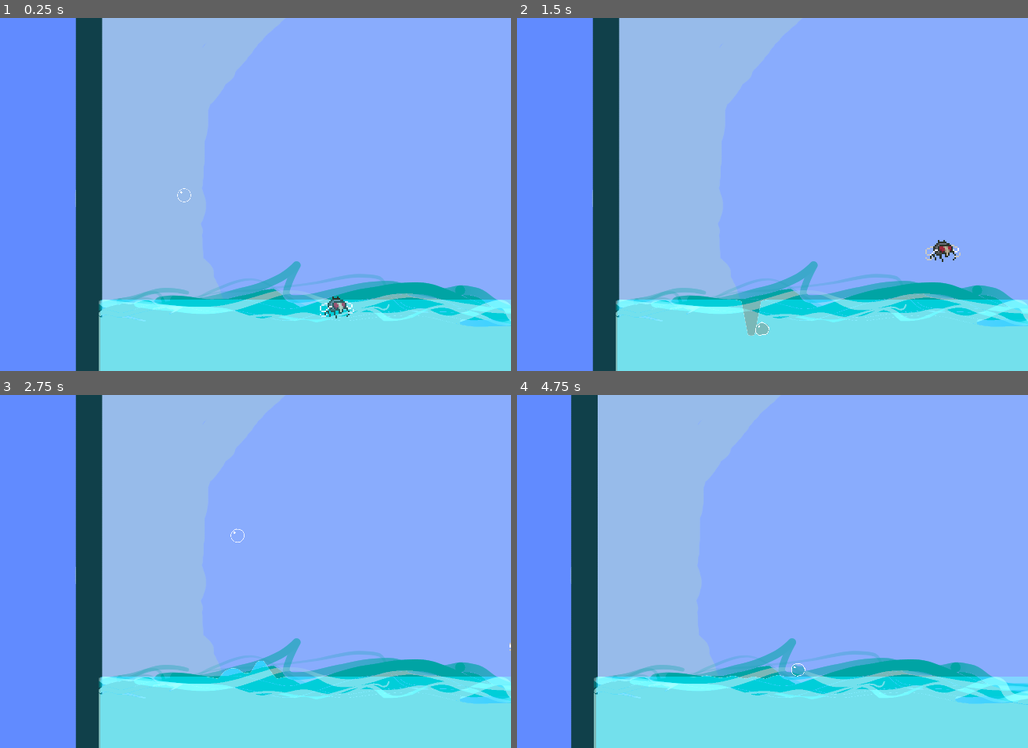
Above: before the commit, frames 1-4 (two rows, left to right).
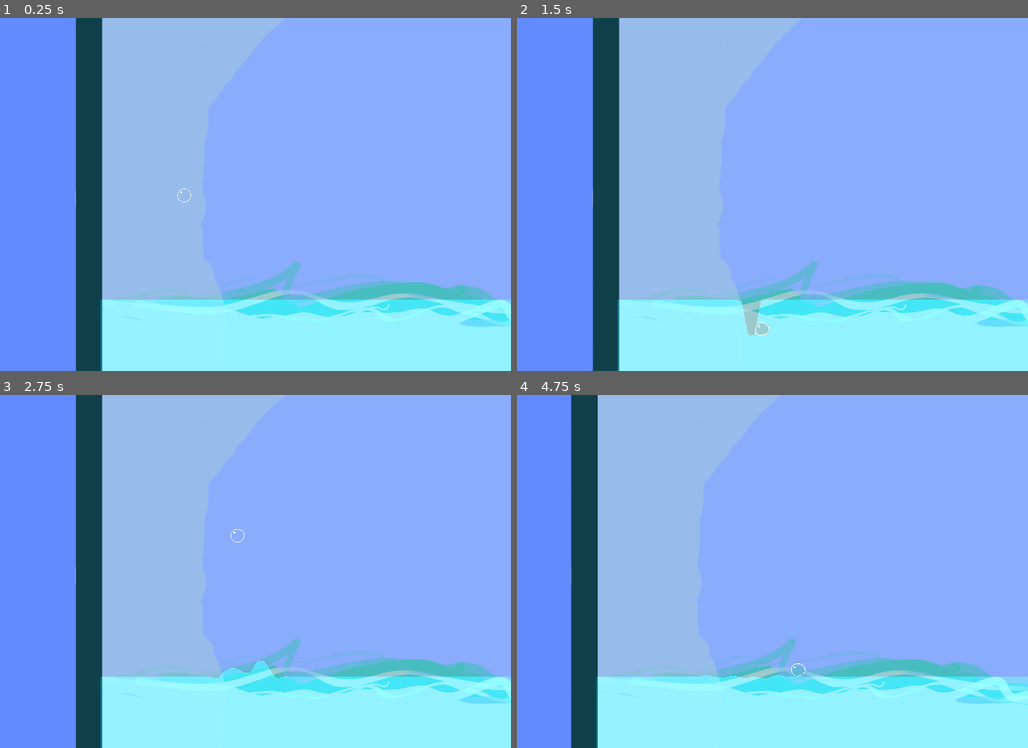
Above: after the commit, the same moments.

Repository: bcrandall0520/BubbleBois
Game: Godot game, scene res://test_main.tscn
Two runs of this game, one before a commit and one after it. Both use one fixed random seed, a clock stepped at 60 frames per second and the inputs below.
Inputs (mouse positions are in pixels of both pictures, inside the frame that each line leads up to):
- Up to frame 1 (0.25 s): no input
- Up to frame 2 (1.5 s): tap Enter at 0.5 s; move the mouse to (854, 176) at 0.52 s; hold Down (player_1_fast_fall) 0.53-1.28 s; hold Right (player_1_right) from 0.53 s (still down); click (854, 176) at 0.67 s; tap Up (player_1_jump) at 0.77 s; move the mouse to (588, 212) at 1.27 s; tap A (player_2_left) at 1.35 s
- Up to frame 3 (2.75 s): tap Up (player_1_jump) at 1.52 s; move the mouse to (260, 493) at 2.02 s; release Right (player_1_right) at 2.03 s; hold Left (player_1_left) from 2.03 s (still down); tap D (player_2_right) at 2.1 s
- Up to frame 4 (4.75 s): move the mouse to (685, 642) at 2.77 s; release Left (player_1_left) at 2.78 s; hold Right (player_1_right) 2.78-4.28 s; tap Down (player_1_fast_fall) at 2.85 s; click (685, 642) at 2.92 s; tap Up (player_1_jump) at 3.02, 3.77, 4.52 s; move the mouse to (900, 624) at 3.52 s; tap A (player_2_left) at 3.6 s; move the mouse to (527, 518) at 4.27 s; hold Left (player_1_left) from 4.28 s (still down); tap D (player_2_right) at 4.35 s

The runs differ from the first frame. In frame 1, 18% of the frame differs, in the area x 19-100%, y 68-100%; in frame 2, 19%; in frame 3, 18%; in frame 4, 19%, in the area x 15-100%, y 68-100%.

Commit message:
fragile water go zoom (fps improvement)

Diff:
--- a/components/platform/springyWater/Scenes/Water_Body.gd
+++ b/components/platform/springyWater/Scenes/Water_Body.gd
@@ -171,8 +171,8 @@
 
 func _on_Water_Body_Area_body_entered(body):
 	#body.in_water()
-	if body.is_in_group("players"):
-		body.call("pushup", 2);
+	#if body.is_in_group("players"):
+	#	body.call("pushup", 2);
 	#creates a instace of the particle system
 	var s = splash_particle.instantiate()
 
--- a/components/platform/springyWater/Scenes/Water_Body.tscn
+++ b/components/platform/springyWater/Scenes/Water_Body.tscn
@@ -12,6 +12,7 @@
 
 [node name="Water_Body" type="Node2D"]
 script = ExtResource("2")
+depth = 200
 
 [node name="Water_Polygon" type="Polygon2D" parent="."]
 light_mask = 2
--- a/components/player/character_body_2d.gd
+++ b/components/player/character_body_2d.gd
@@ -9,7 +9,8 @@
 var fastfalling
 signal dead
 
-@onready var waterbody = preload("res://components/platform/springyWater/Scenes/Water_Body.tscn")
+#@onready var waterbody = preload("res://components/platform/springyWater/Scenes/Water_Body.tscn")
+#var bodies = [];
 
 func _ready():
 	var in_water = false
@@ -31,8 +32,6 @@
 		velocity.y -= velocity.y * delta * 0.7
 		fastfalling = false
 
-
-
 	# Handle jump.
 	if Input.is_action_just_pressed("player_1_jump"):
 		if in_water:
@@ -45,7 +44,19 @@
 	else:
 		fastfalling = false
 
+	var waterLoc = int(position.x - 1000) / 9900;
 
+	print(waterLoc)
+	for i in range(3):
+		get_parent().get_parent().get_child(3).get_child(i).position = Vector2(-1000 + 9900 * (waterLoc + i -1), 0)
+	if waterLoc==0:
+		get_parent().get_parent().get_child(3).get_child(0).visible = false;
+	else:
+		get_parent().get_parent().get_child(3).get_child(0).visible = true;
+	#get_parent().get_parent().get_child(3).get_child(0)
+	#print(get_parent().get_parent().get_child(3).get_child(0))
+	#w = waterbody.instance();
+	#w.queue_free()
 
 
 	# Get the input direction and handle the movement/deceleration.
--- a/components/player/player.tscn
+++ b/components/player/player.tscn
@@ -326,6 +326,7 @@
 [node name="Bone-8" type="Bone2D" parent="SoftBody2D/Skeleton2D"]
 position = Vector2(16, 3)
 rotation = 2.47758
+scale = Vector2(1, 1)
 rest = Transform2D(-0.787525, 0.616283, -0.616283, -0.787525, 16, 3)
 auto_calculate_length_and_angle = false
 length = 8.0
@@ -378,6 +379,7 @@
 [node name="Bone-12" type="Bone2D" parent="SoftBody2D/Skeleton2D"]
 position = Vector2(16, 29)
 rotation = -2.47758
+scale = Vector2(1, 1)
 rest = Transform2D(-0.787525, -0.616283, 0.616283, -0.787525, 16, 29)
 auto_calculate_length_and_angle = false
 length = 8.0
@@ -444,6 +446,7 @@
 [node name="Bone-17" type="Bone2D" parent="SoftBody2D/Skeleton2D"]
 position = Vector2(23.2657, 29.1251)
 rotation = -0.805855
+scale = Vector2(1, 1)
 rest = Transform2D(0.692495, -0.721423, 0.721423, 0.692495, 23.2657, 29.1251)
 auto_calculate_length_and_angle = false
 length = 8.0
--- a/test_main.tscn
+++ b/test_main.tscn
@@ -10,10 +10,6 @@
 [ext_resource type="PackedScene" uid="uid://cow7nrqmkvy6s" path="res://bottle.tscn" id="8_1n1he"]
 
 [node name="TestMain" type="Node2D"]
-
-[node name="Bottle" parent="." instance=ExtResource("8_1n1he")]
-position = Vector2(60566, -636)
-rotation = 3.14159
 
 [node name="Platform" type="Node2D" parent="."]
 scale = Vector2(2, 2)
@@ -56,40 +52,25 @@
 scale = Vector2(2, 2)
 
 [node name="Water_Body3" parent="PlatformWater" instance=ExtResource("3_tk0fa")]
-visible = false
 z_index = 1
 position = Vector2(18800, 0)
 scale = Vector2(4, 4)
 
-[node name="Water_Body4" parent="PlatformWater" instance=ExtResource("3_tk0fa")]
-visible = false
-z_index = 1
-position = Vector2(28700, 0)
-scale = Vector2(16, 16)
-
-[node name="Water_Body5" parent="PlatformWater" instance=ExtResource("3_tk0fa")]
-visible = false
-z_index = 1
-position = Vector2(38600, 0)
-scale = Vector2(32, 32)
-
-[node name="Water_Body6" parent="PlatformWater" instance=ExtResource("3_tk0fa")]
-visible = false
-z_index = 1
-position = Vector2(48500, 0)
-scale = Vector2(64, 64)
-
 [node name="Fly" parent="." instance=ExtResource("3_23shv")]
-position = Vector2(3578, -572)
+position = Vector2(3578, -10572)
 
 [node name="Fish" parent="." instance=ExtResource("5_ae3ty")]
 position = Vector2(6324, 1616)
 scale = Vector2(3, 3)
 
 [node name="Ship" parent="." instance=ExtResource("3_jibpa")]
-position = Vector2(8592, -401)
+position = Vector2(8592, -10401)
 scale = Vector2(5, 5)
 
 [node name="Bubble" parent="." instance=ExtResource("1_rmo0b")]
 z_index = 5
 position = Vector2(283, -1616)
+
+[node name="Bottle" parent="." instance=ExtResource("8_1n1he")]
+position = Vector2(60566, -636)
+rotation = -3.14159
